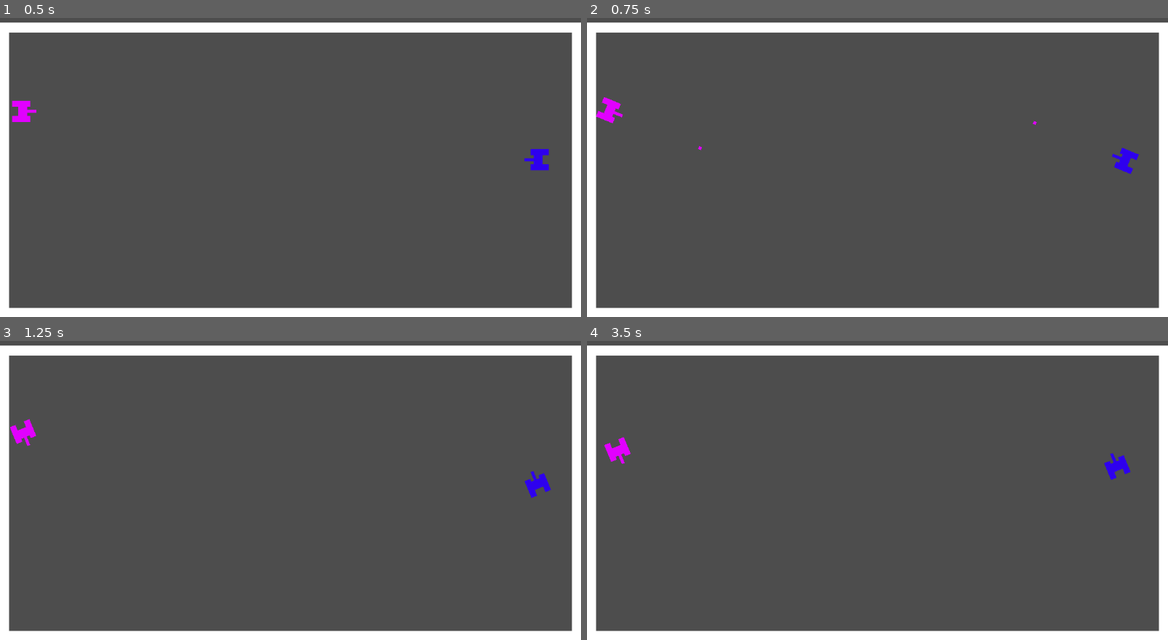
Above: before the commit, frames 1-4 (two rows, left to right).
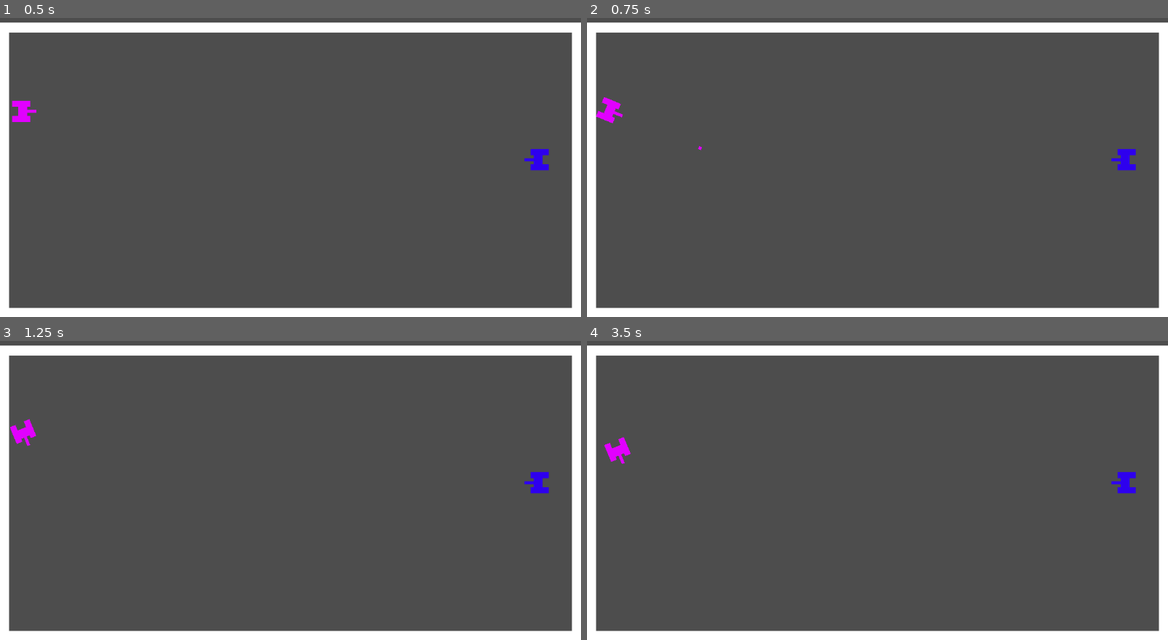
Above: after the commit, the same moments.

Repository: Jimegroxak/combat-atari-singleplayer
Game: Godot game, scene res://scripts/main.tscn
Two runs of this game, one before a commit and one after it. Both use one fixed random seed, a clock stepped at 60 frames per second and the inputs below. The project has no main scene, so this scene is started directly.
Inputs:
- Up to frame 1 (0.5 s): no input
- Up to frame 2 (0.75 s): tap Enter at 0.5 s; hold D (turn_right) from 0.53 s (still down); hold Space (shoot) from 0.53 s (still down)
- Up to frame 3 (1.25 s): keep holding D (turn_right); keep holding Space (shoot)
- Up to frame 4 (3.5 s): release D (turn_right) at 1.28 s; release Space (shoot) at 1.28 s; hold A (turn_left) 1.28-2.03 s; tap Space (shoot) at 1.35, 2.85 s; hold D (turn_right) 2.03-2.78 s; hold Space (shoot) 2.03-2.78 s; hold W (move_up) from 2.78 s (still down)

Frame 1 is identical in both runs. In frame 2, 0.2% of the frame differs, in the area x 76-95%, y 34-53%; in frame 3, 0.2%; in frame 4, 0.4%, in the area x 88-95%, y 37-52%.

Commit message:
Added collision logic for bullets, began implementing dodge protocol for cpu

Diff:
--- a/bullet.tscn
+++ b/bullet.tscn
@@ -6,11 +6,13 @@
 [sub_resource type="RectangleShape2D" id="RectangleShape2D_ex16m"]
 size = Vector2(1, 1)
 
-[node name="Area2D" type="Area2D"]
+[node name="Area2D" type="Area2D" groups=["bullet"]]
 z_index = -3
 position = Vector2(131, 131)
 scale = Vector2(6, 6)
-monitorable = false
+collision_layer = 0
+collision_mask = 0
+monitoring = false
 script = ExtResource("2_afr38")
 
 [node name="CollisionShape2D" type="CollisionShape2D" parent="."]
--- a/project.godot
+++ b/project.godot
@@ -40,6 +40,12 @@
 ]
 }
 
+[layer_names]
+
+2d_physics/layer_1="Tank"
+2d_physics/layer_2="Tank1Bullet"
+2d_physics/layer_3="Tank2Bullet"
+
 [rendering]
 
 textures/canvas_textures/default_texture_filter=0
--- a/scripts/bullet_spawner.gd
+++ b/scripts/bullet_spawner.gd
@@ -2,24 +2,30 @@
 @export var Bullet: PackedScene
 
 var player_id
+
+var can_shoot = true
 # Called when the node enters the scene tree for the first time.
 func _ready() -> void:
 	player_id = owner.player_id
-
 
 # Called every frame. 'delta' is the elapsed time since the previous frame.
 func _process(delta: float) -> void:
 	handle_shot()
 
 func handle_shot():
-	if Input.is_action_just_pressed("shoot"):
+	if Input.is_action_pressed("shoot") and can_shoot:
 		shoot()
+		can_shoot = false
+		get_node("ShotTimer").start()
 
 func shoot():
-	var b = Bullet.instantiate()
-	b.tank = owner
-	#b.get_node("Sprite2D").texture = bullet_texture
-	b.set_collision_layer_value(owner.player_id + 2, true)
-	owner.owner.add_child(b)
-	b.transform = owner.global_transform
-	#b.look_at(owner.target.global_position)
+	if player_id == 1:
+		var b = Bullet.instantiate()
+		b.tank = owner
+		#b.get_node("Sprite2D").texture = bullet_texture
+		b.set_collision_layer_value(owner.player_id + 1, true)
+		owner.owner.add_child(b)
+		b.transform = owner.global_transform
+
+func _on_shot_timer_timeout() -> void:
+	can_shoot = true
--- a/scripts/main.tscn
+++ b/scripts/main.tscn
@@ -6,8 +6,9 @@
 
 [node name="Main" type="Node2D"]
 
-[node name="Tank" parent="." instance=ExtResource("1_qk5rr")]
+[node name="Tank" parent="." node_paths=PackedStringArray("other_tank") instance=ExtResource("1_qk5rr")]
 position = Vector2(48, 240)
+other_tank = NodePath("../Tank2")
 
 [node name="StaticBody2D" type="Node2D" parent="."]
 
@@ -33,8 +34,9 @@
 scale = Vector2(2.24, 0.08)
 texture = ExtResource("2_mf1t4")
 
-[node name="Tank2" parent="." instance=ExtResource("3_1ukdv")]
+[node name="Tank2" parent="." node_paths=PackedStringArray("other_tank") instance=ExtResource("3_1ukdv")]
 position = Vector2(1064, 336)
 rotation = 3.14159
+other_tank = NodePath("../Tank")
 
 [editable path="Tank"]
--- a/tank.gd
+++ b/tank.gd
@@ -1,6 +1,7 @@
 extends Sprite2D
 
 @export var player_id = 1
+@export var other_tank: Node2D
 
 var speed = 55 # should move across screen in about 19 seconds
 var real_vel
@@ -53,5 +54,6 @@
 
 
 func _on_area_2d_area_entered(area: Area2D) -> void:
-	position -= 20*real_vel * d
-	position = position.clamp(Vector2(40,100), screen_size-Vector2(40,40))
+	if not area.is_in_group("bullet"):
+		position -= 20*real_vel * d
+		position = position.clamp(Vector2(40,100), screen_size-Vector2(40,40))
--- a/tank.tscn
+++ b/tank.tscn
@@ -23,8 +23,11 @@
 script = ExtResource("3_vpirl")
 Bullet = ExtResource("4_krjow")
 
+[node name="ShotTimer" type="Timer" parent="BulletSpawner"]
+
 [node name="Area2D" type="Area2D" parent="."]
 disable_mode = 2
+collision_mask = 5
 script = ExtResource("5_ed8qq")
 
 [node name="CollisionShape2D" type="CollisionShape2D" parent="Area2D"]
@@ -32,4 +35,5 @@
 shape = SubResource("RectangleShape2D_ig2c7")
 
 [connection signal="timeout" from="RotateTimer" to="." method="_on_rotate_timer_timeout"]
+[connection signal="timeout" from="BulletSpawner/ShotTimer" to="BulletSpawner" method="_on_shot_timer_timeout"]
 [connection signal="area_entered" from="Area2D" to="." method="_on_area_2d_area_entered"]
--- a/tank_cpu.gd
+++ b/tank_cpu.gd
@@ -1,12 +1,18 @@
 extends Sprite2D
 
 @export var player_id = 2
+@export var other_tank: Node2D
 
 var speed = 55 # should move across screen in about 19 seconds
 var real_vel
 var screen_size # Size of the game window
 var d
 
+var enemy_bullet
+
+var rng = RandomNumberGenerator.new() #used for movement for now
+
+var is_dodging = false
 var can_turn = true
 
 # Called when the node enters the scene tree for the first time.
@@ -16,13 +22,16 @@
 # Called every frame. 'delta' is the elapsed time since the previous frame.
 func _process(delta: float) -> void:
 	d = delta
-	handle_movement(delta)
-	handle_rotation(delta)
+	#handle_movement(delta)
+	#handle_rotation(delta)
+	if is_dodging and enemy_bullet != null:
+		dodge_bullet(enemy_bullet, delta)
 
 func handle_movement(delta: float):
 	var velocity = 0 # The player's movement vector
 
-	if Input.is_action_pressed("move_up"):
+	var v = rng.randi_range(0,5) #random chance of moving forward, should move most of the time
+	if v in range(0,4):
 		velocity = 1
 
 	if velocity > 0:
@@ -34,24 +43,42 @@
 
 
 func handle_rotation(delta):
-	var a_vel = 0
+	if can_turn:
+		if not is_dodging:
+			var r = rng.randi_range(0,6) #random chance of turning, then in a random direction
+			if r == 0:
+				var turn_dir = rng.randi_range(0,1)
+				if turn_dir == 1:
+					rotate(deg_to_rad(-22.5))
+					can_turn = false
+					get_node("RotateTimer").start()
 
-	if can_turn:
-		if Input.is_action_pressed("turn_left"):
+				else:
+					rotate(deg_to_rad(22.5))
+					can_turn = false
+					get_node("RotateTimer").start()
+		else:
 			rotate(deg_to_rad(-22.5))
 			can_turn = false
 			get_node("RotateTimer").start()
 
-		elif Input.is_action_pressed("turn_right"):
-			rotate(deg_to_rad(22.5))
-			can_turn = false
-			get_node("RotateTimer").start()
 
+
+func dodge_bullet(bullet: Area2D, delta: float):
+	var target_rotation = bullet.transform.get_rotation() + PI/2
+	handle_rotation(delta)
 
 func _on_rotate_timer_timeout() -> void:
 	can_turn = true
 
 
 func _on_area_2d_area_entered(area: Area2D) -> void:
-	position -= 20*real_vel * d
-	position = position.clamp(Vector2(40,100), screen_size-Vector2(40,40))
+	if not area.is_in_group("bullet"):
+		position -= 20*real_vel * d
+		position = position.clamp(Vector2(40,100), screen_size-Vector2(40,40))
+
+
+func _on_bullet_detection_area_entered(area: Area2D) -> void:
+	if area.is_in_group("bullet"):
+		is_dodging = true
+		enemy_bullet = area
--- a/tank_cpu.tscn
+++ b/tank_cpu.tscn
@@ -1,9 +1,25 @@
-[gd_scene load_steps=3 format=3 uid="uid://bxq48nrpnkclb"]
+[gd_scene load_steps=4 format=3 uid="uid://bxq48nrpnkclb"]
 
 [ext_resource type="PackedScene" uid="uid://yy2tmxnuqn4d" path="res://tank.tscn" id="1_37x0v"]
 [ext_resource type="Script" path="res://tank_cpu.gd" id="2_o5hd7"]
+
+[sub_resource type="CircleShape2D" id="CircleShape2D_xyohs"]
+radius = 22.1723
 
 [node name="Tank" instance=ExtResource("1_37x0v")]
 modulate = Color(0.203922, 0.776471, 0.933333, 1)
 script = ExtResource("2_o5hd7")
 player_id = 2
+
+[node name="Area2D" parent="." index="2"]
+collision_mask = 3
+
+[node name="BulletDetection" type="Area2D" parent="." index="3"]
+collision_layer = 0
+collision_mask = 2
+monitorable = false
+
+[node name="CollisionShape2D" type="CollisionShape2D" parent="BulletDetection" index="0"]
+shape = SubResource("CircleShape2D_xyohs")
+
+[connection signal="area_entered" from="BulletDetection" to="." method="_on_bullet_detection_area_entered"]
